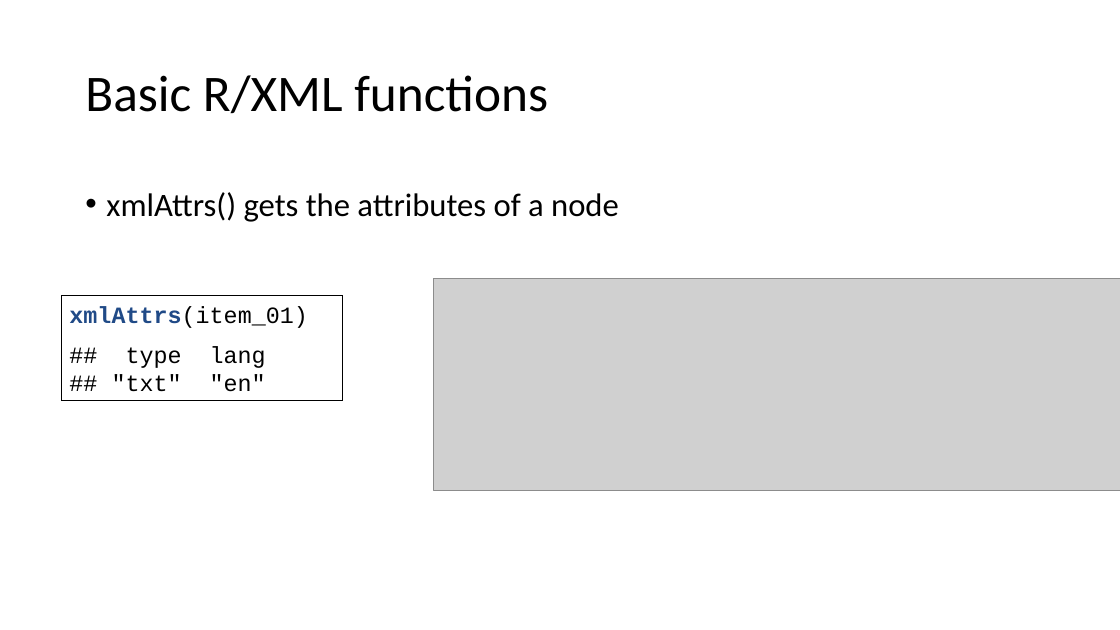
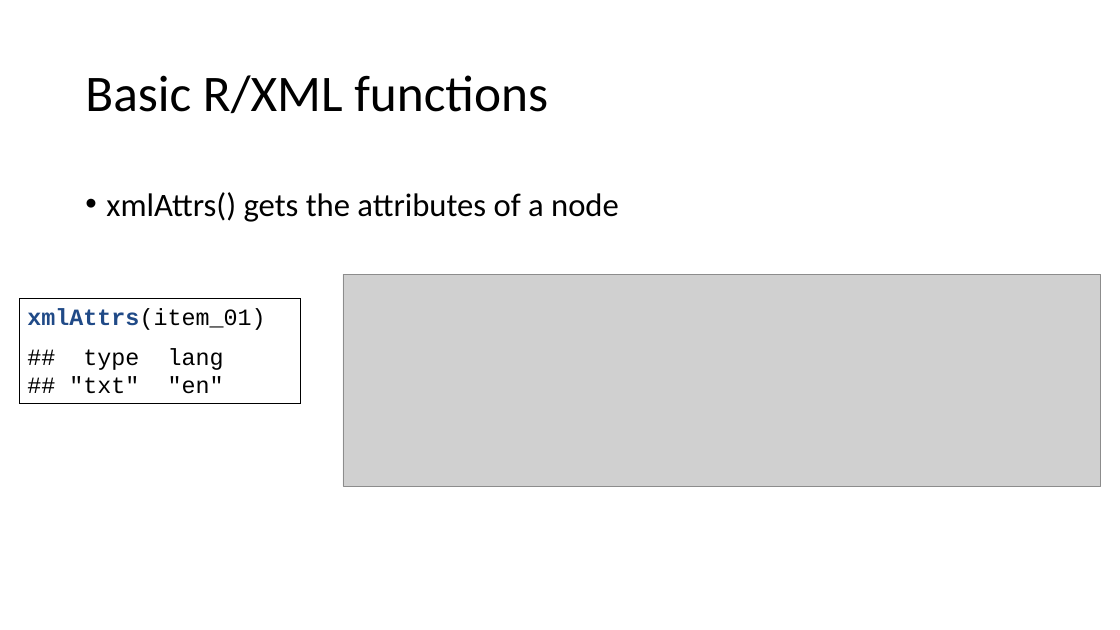
Before and after one commit to ajrtallman/Corpus_Linguistics_FSU_2023-2024, a slide deck: slide 23 of 03_lectures/Corpus linguistics_2023_12_15.pptx. Drawn at 1120x630 pixels with LibreOffice and Linux fonts; fonts in the diff are those of the drawing; grey boxes stand for pictures. Boxes give left, top, right and bottom in pixels: in the first picture for what was removed or moved away, otherwise in the second. Text is boxed around its words. In the diff, an @@ line names an element or a change of style, - is before the commit and + after.

```diff
--- a/03_lectures/Corpus linguistics_2023_12_15.pptx
+++ b/03_lectures/Corpus linguistics_2023_12_15.pptx
@@ rectangle "xmlAttrs(item_01)": place and size @@
-rectangle "xmlAttrs(item_01)" at (61, 296, 343, 401)
+rectangle "xmlAttrs(item_01)" at (19, 298, 301, 403)
@@ picture: place and size @@
-picture at (434, 278, 1120, 491)
+picture at (343, 274, 1101, 486)
```
Also in this commit, not shown: 7 slides added.
